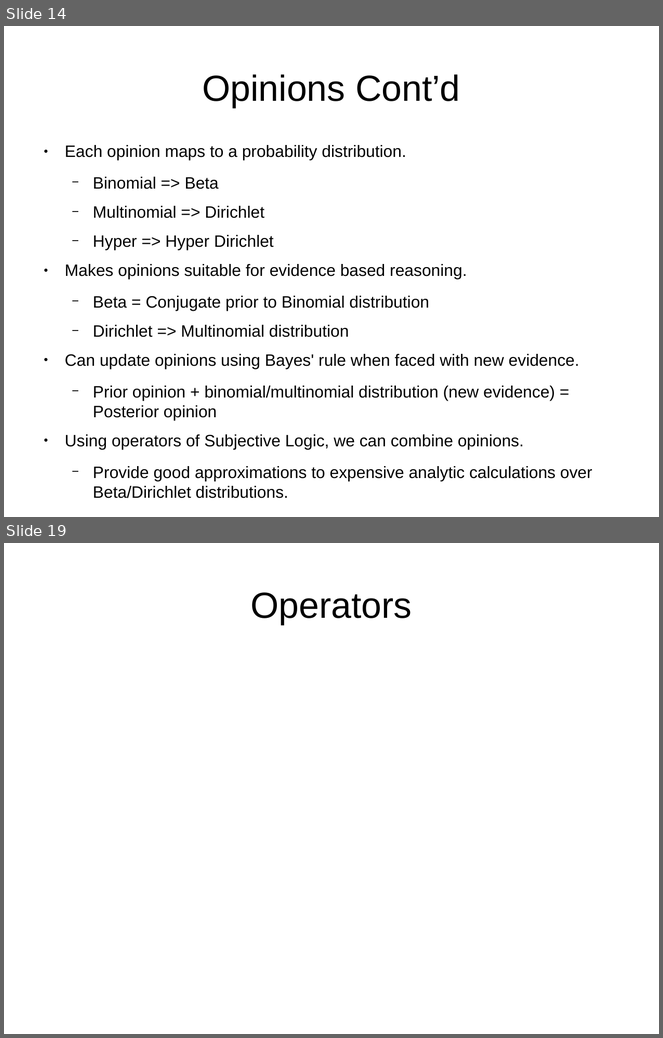
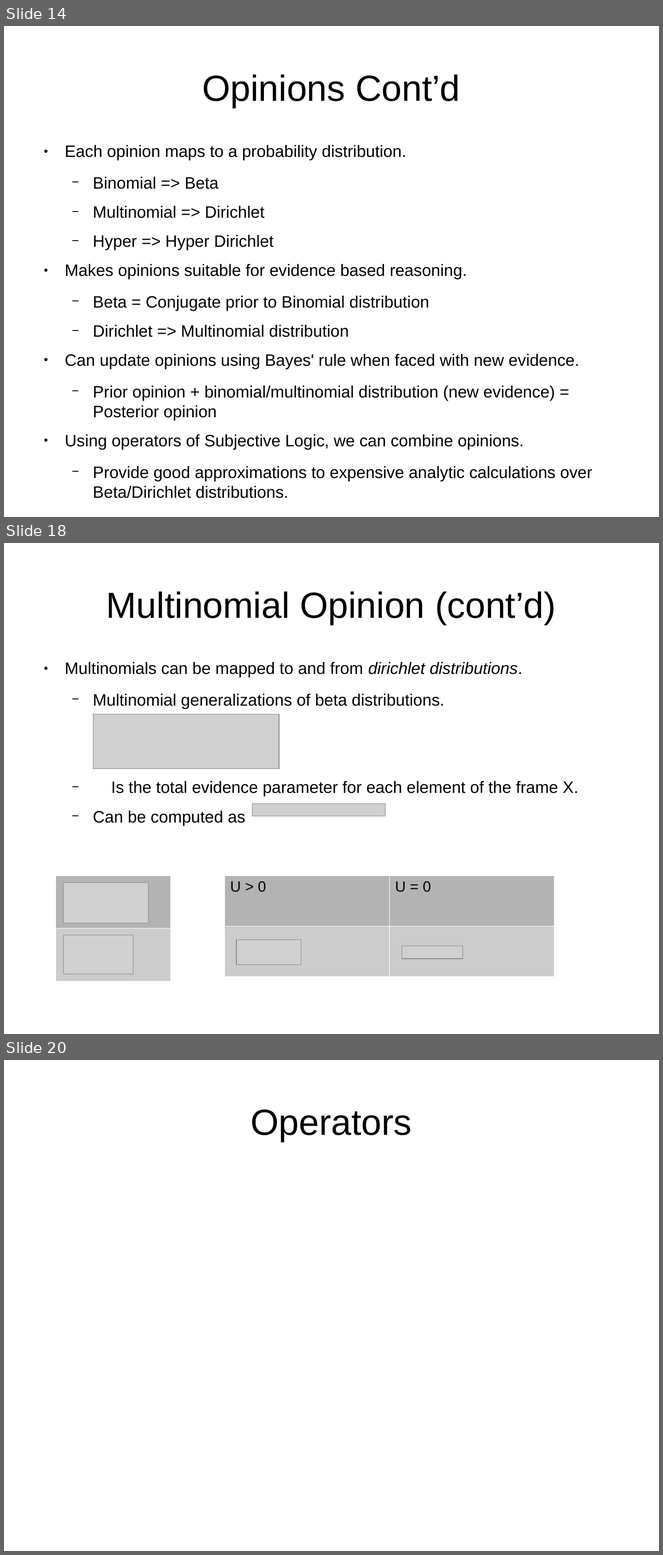
Before and after one commit to bstamour/SLHS, a slide deck: docs/proposal-from-bob.odp. Shown one above the other, each under a label of ours: slides 14 and 19 before the commit, slides 14, 18 and 20 after it; the slides between them are not shown. The pictures are 663x1038 and 663x1555 pixels, drawn with LibreOffice and Linux fonts; fonts in the diff are those of the drawing; grey boxes stand for pictures; background and template pictures are left out. Boxes give left, top, right and bottom in pixels: in the first picture for what was removed or moved away, otherwise in the second. Text is boxed around its words. In the diff, an @@ line names an element or a change of style, - is before the commit and + after.

Commit message:
multinomials

```diff
--- a/docs/proposal-from-bob.odp
+++ b/docs/proposal-from-bob.odp
@@ slide 18 added at [4,543,659,1034], background #FFFFFF @@
@@ title added at [106,591,556,625], 44 pt, text #000000 @@
+Multinomial Opinion (cont’d)
@@ text added at [65,662,579,825], 20 pt, text #000000 @@
+● Multinomials can be mapped to and from dirichlet distributions.
+  − Multinomial generalizations of beta distributions.
+  − Is the total evidence parameter for each element of the frame X.
+  − Can be computed as
@@ picture added at [93,714,279,769] @@
@@ picture added at [253,804,386,817] @@
@@ table added at [55,876,170,981], 2 rows, 1 columns @@
+
+
@@ picture added at [63,883,149,924] @@
@@ table added at [224,876,555,977], 2 rows, 2 columns @@
+U > 0 | U = 0
+ | 
@@ picture added at [63,936,133,975] @@
@@ picture added at [236,940,301,965] @@
@@ picture added at [402,947,463,959] @@
@@ what was slide 19 is now slide 20 @@
```
Also in this commit, not shown: 3 slides changed, 1 other slide added, 1 slide removed.
